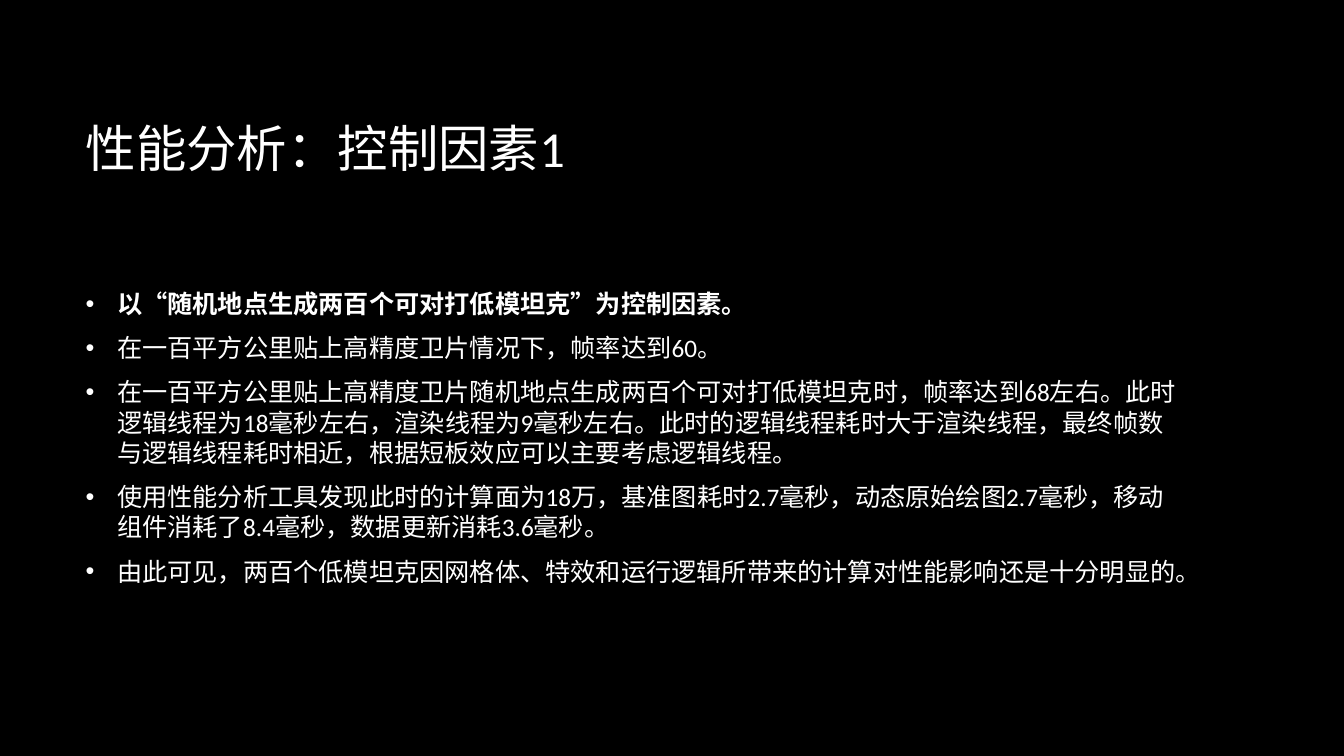
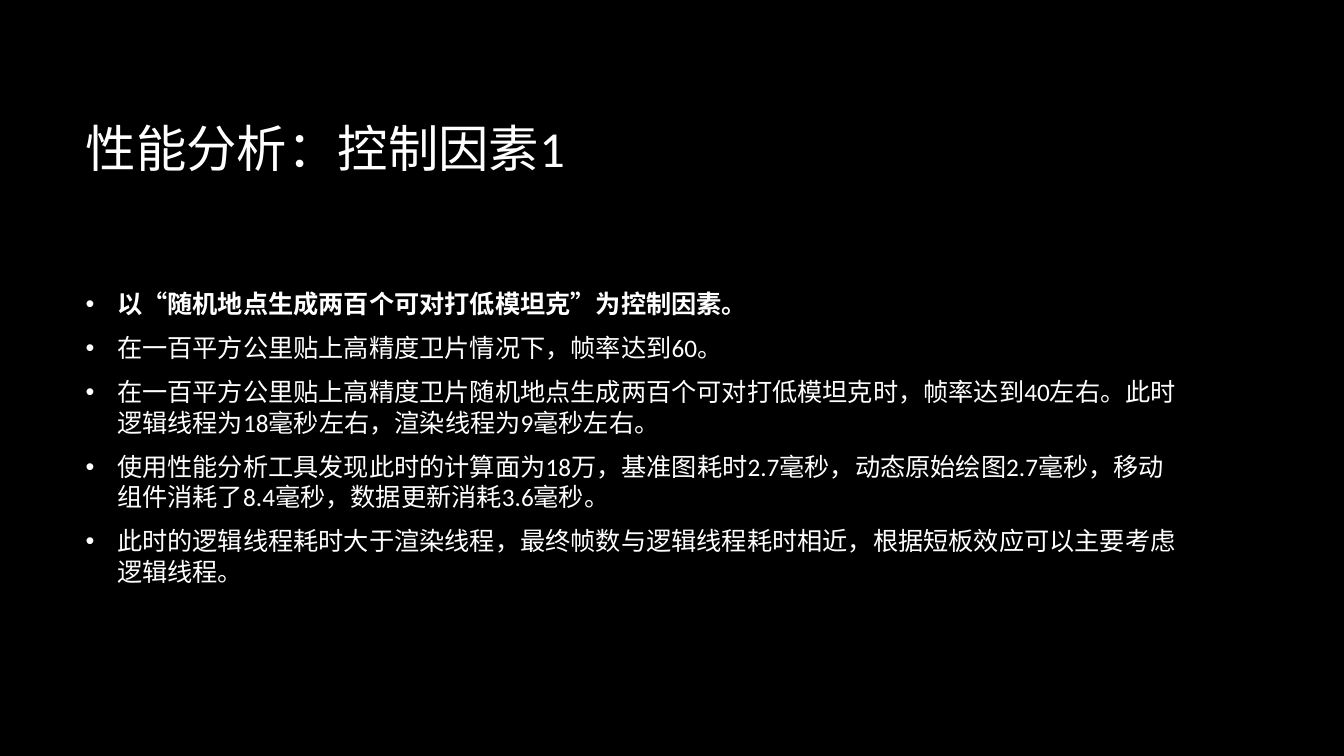
Before and after one commit to BattalionCommander/UE4_C-_Notes, a slide deck: slide 29 of Unreal engine 4.pptx (slide 25 before the commit). Drawn at 1344x756 pixels with LibreOffice and Linux fonts; fonts in the diff are those of the drawing; background and template pictures are left out. Boxes give left, top, right and bottom in pixels: in the first picture for what was removed or moved away, otherwise in the second. Text is boxed around its words. In the diff, an @@ line names an element or a change of style, - is before the commit and + after.

```diff
--- a/Unreal engine 4.pptx
+++ b/Unreal engine 4.pptx
@@ text at [117, 379, 1176, 435]: text changed @@
-• 在一百平方公里贴上高精度卫片随机地点生成两百个可对打低模坦克时，帧率达到68左右。此时逻辑线程为18毫秒左右，渲染线程为9毫秒左右。此时的逻辑线程耗时大于渲染线程，最终帧数与逻辑线程耗时相近，根据短板效应可以主要考虑逻辑线程。
+• 在一百平方公里贴上高精度卫片随机地点生成两百个可对打低模坦克时，帧率达到40左右。此时逻辑线程为18毫秒左右，渲染线程为9毫秒左右。
@@ text at [117, 528, 1175, 583]: text changed @@
-• 由此可见，两百个低模坦克因网格体、特效和运行逻辑所带来的计算对性能影响还是十分明显的。
+• 此时的逻辑线程耗时大于渲染线程，最终帧数与逻辑线程耗时相近，根据短板效应可以主要考虑逻辑线程。
```
Also in this commit, not shown: 12 other slides changed, 4 slides added, 2 other files.
